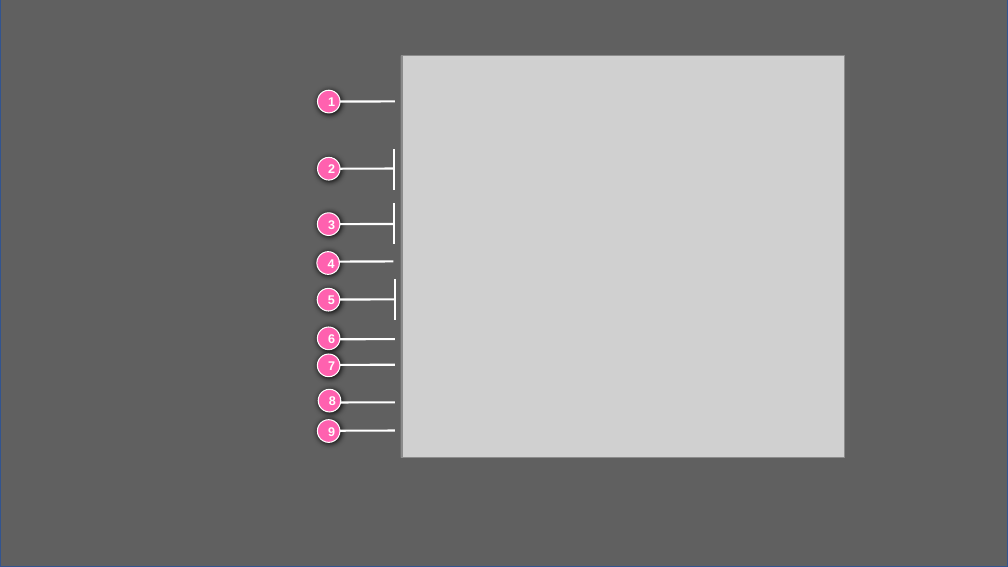
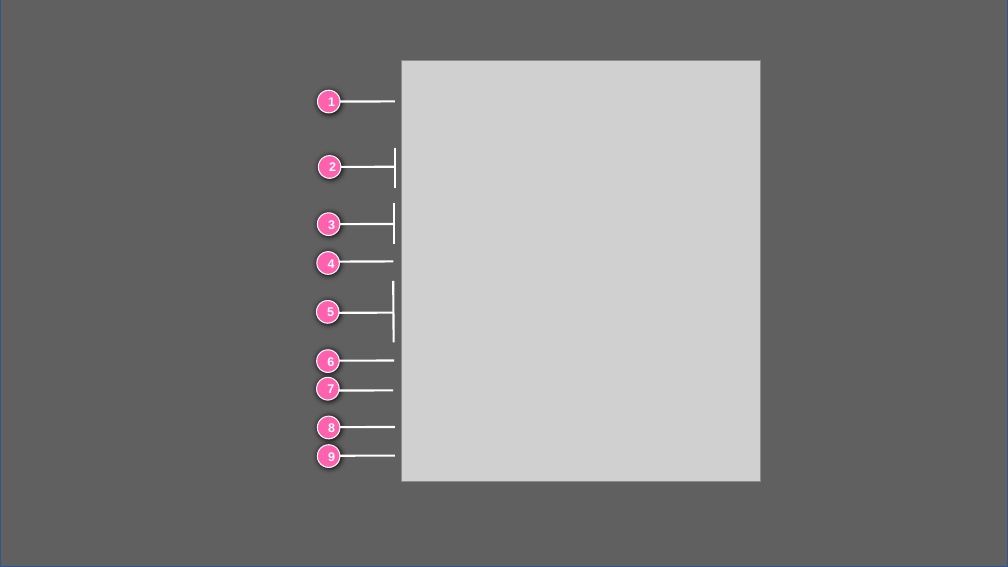
Before and after one commit to aws-samples/aws-ambit-scenario-designer-ue4, a slide deck: slide 10 of docs/user-guide/image-source/Images.pptx. Drawn at 1008x567 pixels with LibreOffice and Linux fonts; fonts in the diff are those of the drawing; grey boxes stand for pictures. Boxes give left, top, right and bottom in pixels: in the first picture for what was removed or moved away, otherwise in the second. Text is boxed around its words. In the diff, an @@ line names an element or a change of style, - is before the commit and + after.

```diff
--- a/docs/user-guide/image-source/Images.pptx
+++ b/docs/user-guide/image-source/Images.pptx
@@ picture removed at [402, 56, 845, 458] @@
@@ picture: place and size @@
-picture at [401, 56, 817, 458]
+picture at [402, 60, 761, 482]
@@ line moved from (395, 279) - (395, 320) to (393, 281) - (394, 343) @@
@@ ellipse "5": place and size @@
-ellipse "5" at [318, 288, 340, 311]
+ellipse "5" at [317, 301, 340, 324]
@@ line moved from (340, 340) - (395, 340) to (339, 313) - (394, 313) @@
@@ line moved from (340, 365) - (395, 364) to (340, 361) - (394, 361) @@
@@ 4 ellipses: place and size @@
-4 ellipses at [318, 327, 341, 442]
+4 ellipses at [317, 350, 340, 467]
@@ line moved from (340, 402) - (395, 402) to (339, 391) - (393, 390) @@
@@ line moved from (340, 431) - (395, 431) to (340, 427) - (395, 427) @@
@@ line moved from (340, 299) - (395, 299) to (340, 456) - (395, 456) @@
```
Also in this commit, not shown: 3 slides added, 1 slide removed, 19 other files.
